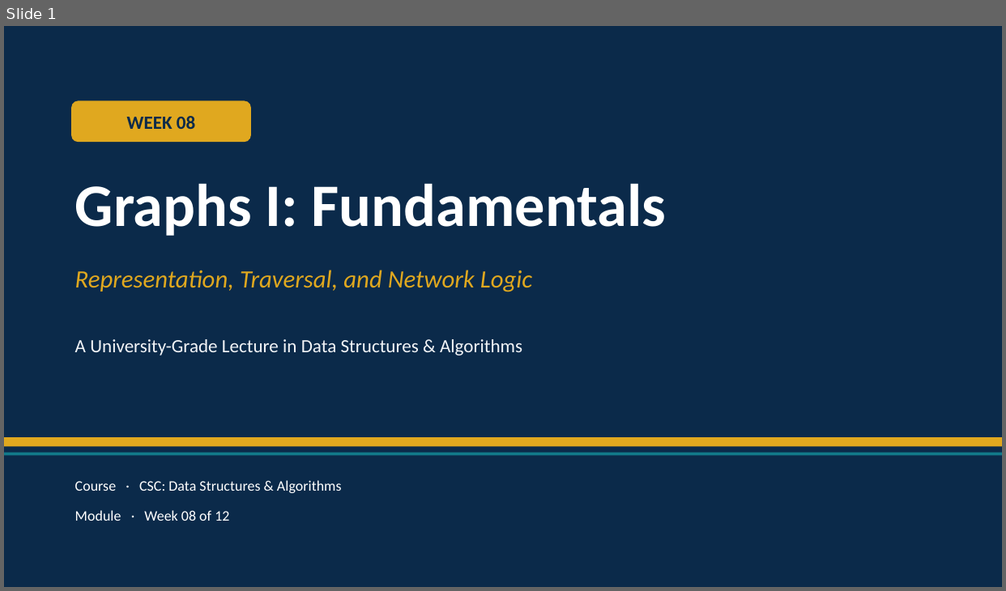
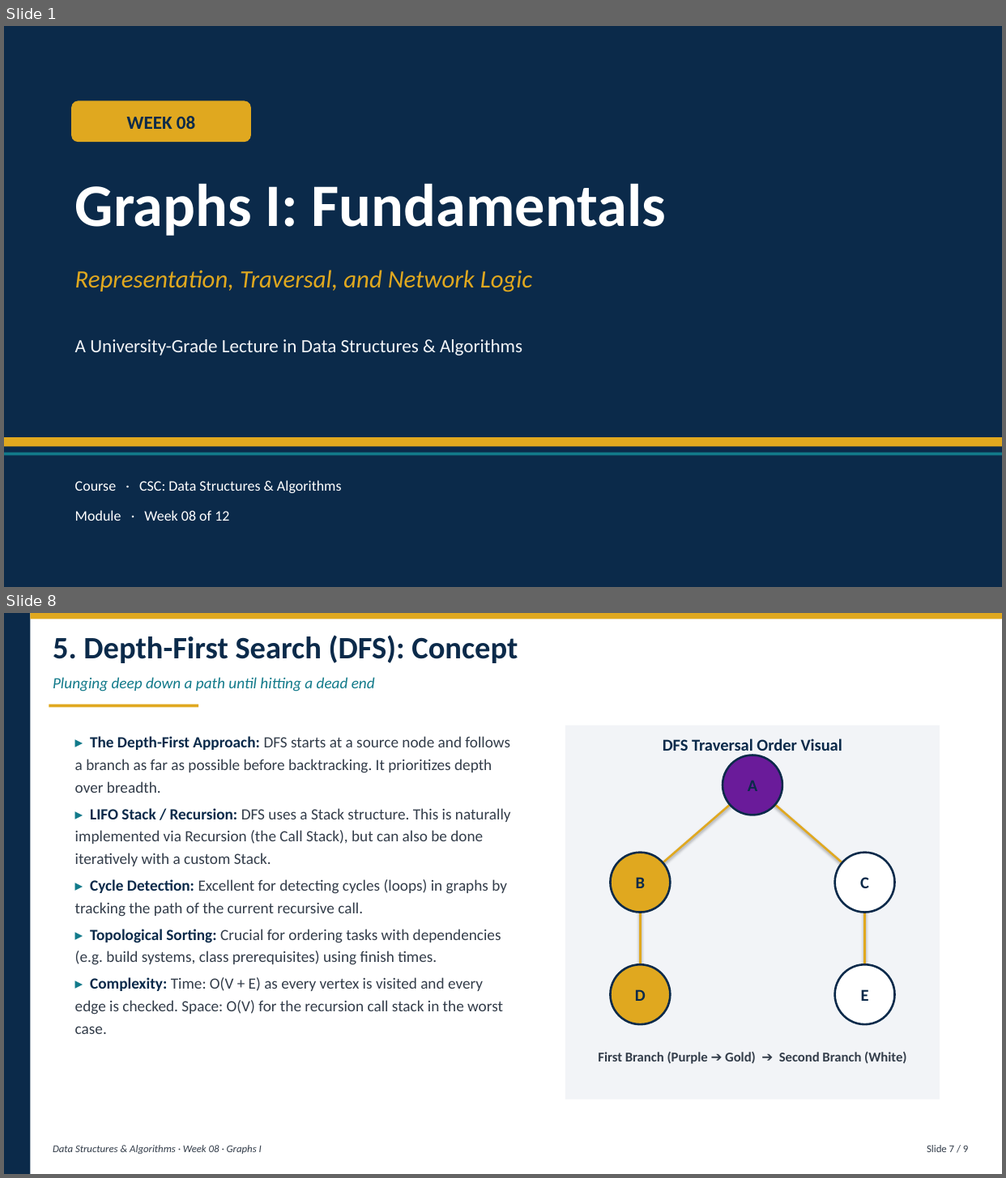
Before and after one commit to silsgah/ATU_DSA, a slide deck: week_08_graphs1/graphs1.pptx. Shown one above the other, each under a label of ours: slide 1 before the commit, slides 1 and 8 after it; the slides between them are not shown. The pictures are 1006x591 and 1006x1178 pixels, drawn with LibreOffice and Linux fonts; fonts in the diff are those of the drawing. Boxes give left, top, right and bottom in pixels: in the first picture for what was removed or moved away, otherwise in the second. Text is boxed around its words. In the diff, an @@ line names an element or a change of style, - is before the commit and + after.

```diff
--- a/week_08_graphs1/graphs1.pptx
+++ b/week_08_graphs1/graphs1.pptx
@@ slide 8 added at (4, 613, 1002, 1174), background #FFFFFF @@
@@ rectangle added at (4, 613, 30, 1174), fill #0B2A4A @@
@@ rectangle added at (30, 613, 1002, 619), fill #E0A81F @@
@@ text added at (53, 635, 518, 663), 30 pt, text #0B2A4A, bold @@
+5. Depth-First Search (DFS): Concept
@@ text added at (53, 677, 375, 692), 15 pt, text #127A8A, italic @@
+Plunging deep down a path until hitting a dead end
@@ rectangle added at (49, 705, 198, 707), fill #E0A81F @@
@@ rectangle added at (565, 726, 940, 1100), fill #F2F4F7 @@
@@ text added at (75, 736, 511, 1034), 15 pt, text #333D4A @@
+▸ The Depth-First Approach: DFS starts at a source node and follows a branch as far as possible before backtracking. It prioritizes depth over breadth.
+▸ LIFO Stack / Recursion: DFS uses a Stack structure. This is naturally implemented via Recursion (the Call Stack), but can also be done iteratively with a custom Stack.
+▸ Cycle Detection: Excellent for detecting cycles (loops) in graphs by tracking the path of the current recursive call.
+▸ Topological Sorting: Crucial for ordering tasks with dependencies (e.g. build systems, class prerequisites) using finish times.
+▸ Complexity: Time: O(V + E) as every vertex is visited and every edge is checked. Space: O(V) for the recursion call stack in the worst case.
@@ text added at (663, 739, 842, 756), 16 pt, text #0B2A4A, bold @@
+DFS Traversal Order Visual
@@ ellipse added at (722, 756, 782, 815), fill #6A1B9A, outline #0B2A4A 2 pt @@
@@ line added from (752, 786) to (641, 883), #E0A81F 2 pt @@
@@ line added from (752, 786) to (865, 883), #E0A81F 2 pt @@
@@ ellipse added at (611, 853, 671, 913), fill #E0A81F, outline #0B2A4A 2 pt @@
@@ ellipse added at (835, 853, 895, 913), fill #FFFFFF, outline #0B2A4A 2 pt @@
@@ text added at (636, 877, 645, 888), 16 pt, text #0B2A4A, bold @@
+B
@@ text added at (860, 877, 869, 888), 16 pt, text #0B2A4A, bold @@
+C
@@ line added from (641, 883) to (641, 995), #E0A81F 2 pt @@
@@ line added from (865, 883) to (865, 995), #E0A81F 2 pt @@
@@ ellipse added at (611, 965, 671, 1024), fill #E0A81F, outline #0B2A4A 2 pt @@
@@ ellipse added at (835, 965, 895, 1024), fill #FFFFFF, outline #0B2A4A 2 pt @@
@@ text added at (635, 990, 646, 1001), 16 pt, text #0B2A4A, bold @@
+D
@@ text added at (861, 990, 869, 1001), 16 pt, text #0B2A4A, bold @@
+E
@@ text added at (598, 1052, 906, 1064), 13 pt, text #333D4A, bold @@
+First Branch (Purple ➔ Gold) ➔ Second Branch (White)
@@ text added at (53, 1145, 262, 1154), 10 pt, text #333D4A, italic @@
+Data Structures & Algorithms · Week 08 · Graphs I
@@ text added at (927, 1145, 968, 1152), 10 pt, text #333D4A @@
+Slide 7 / 9
```
Also in this commit, not shown: 5 slides changed, 3 other slides added, 2 slides removed, 32 other files.
